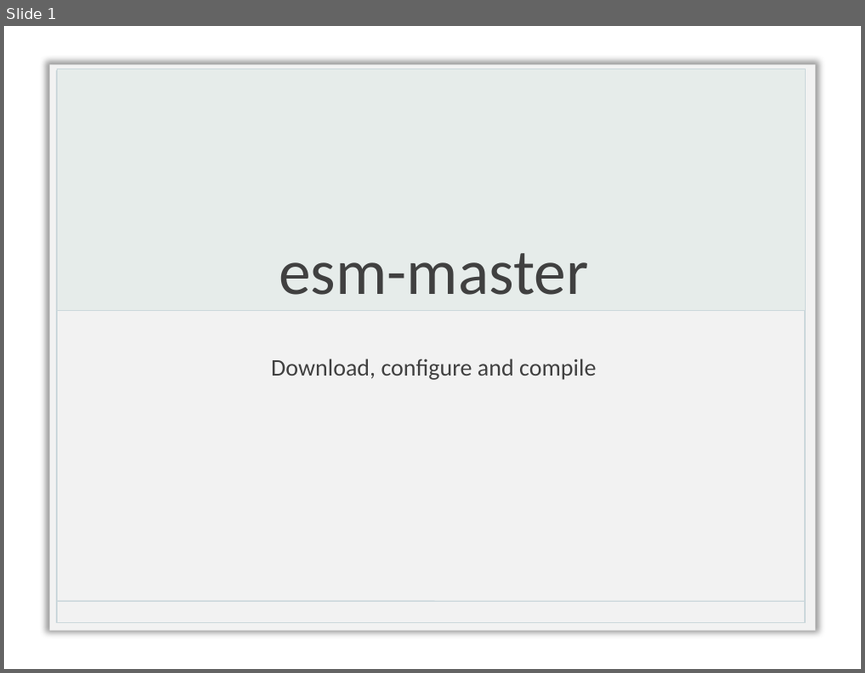
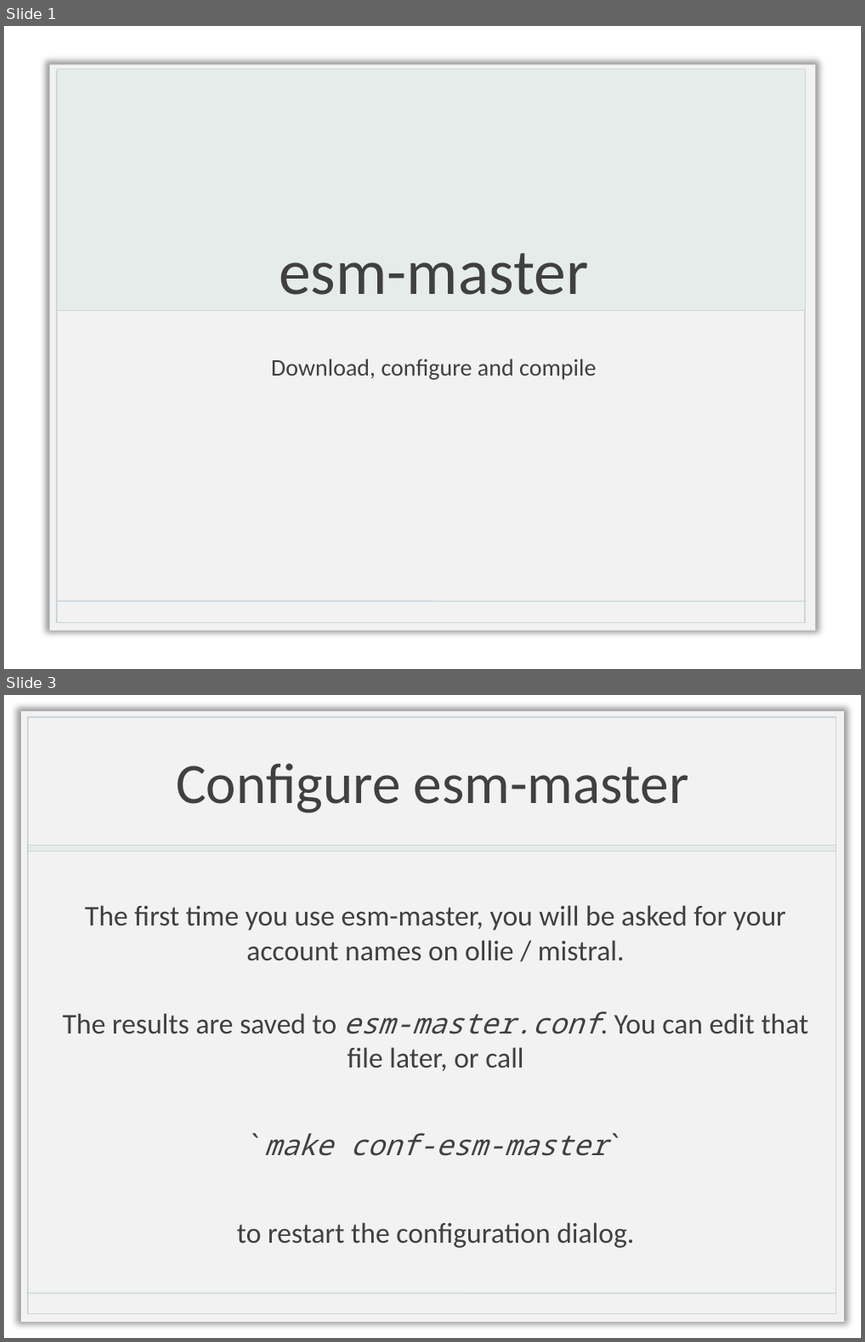
Before and after one commit to esm-tools/esm_workshop, a slide deck: esm-master.pptx. Shown one above the other, each under a label of ours: slide 1 before the commit, slides 1 and 3 after it; the slides between them are not shown. The pictures are 865x673 and 865x1342 pixels, drawn with LibreOffice and Linux fonts; fonts in the diff are those of the drawing; background and template pictures are left out. Boxes give left, top, right and bottom in pixels: in the first picture for what was removed or moved away, otherwise in the second. Text is boxed around its words. In the diff, an @@ line names an element or a change of style, - is before the commit and + after.

```diff
--- a/esm-master.pptx
+++ b/esm-master.pptx
@@ slide 3 added at [4,695,861,1338], background picture (left out) @@
@@ title added at [176,763,689,813], 48 pt, text #404040 @@
+Configure esm-master
@@ group added at [21,711,844,1321]: 3 rectangles, 1 line @@
@@ text added at [63,905,809,1247], 24 pt, text #404040 @@
+The first time you use esm-master, you will be asked for your account names on ollie / mistral.
+The results are saved to esm-master.conf. You can edit that file later, or call
+`make conf-esm-master`
+to restart the configuration dialog.
```
Also in this commit, not shown: 1 slide changed, 8 other slides added, 3 other files.
